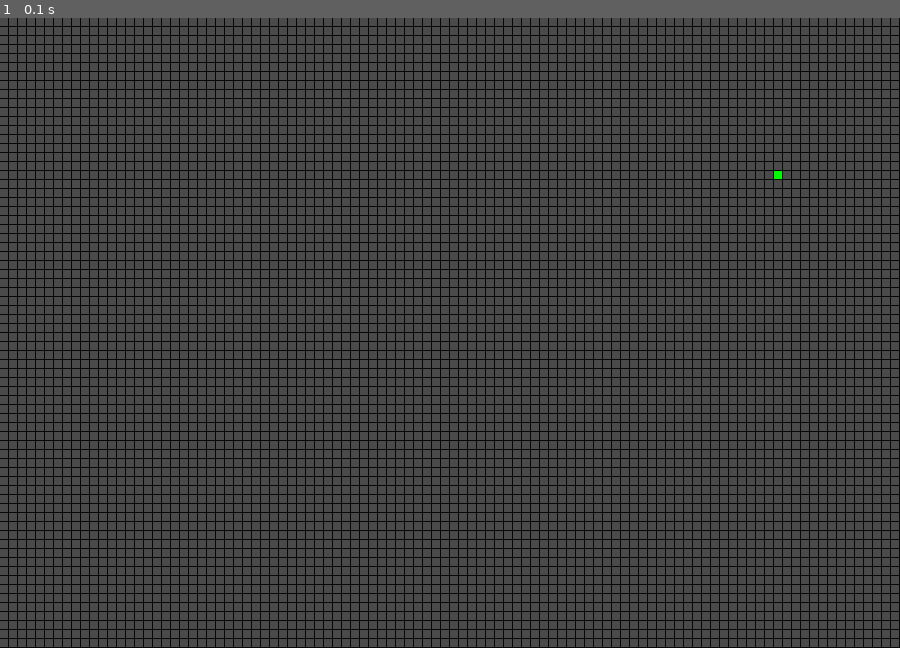
Above: before the commit, frame 1.
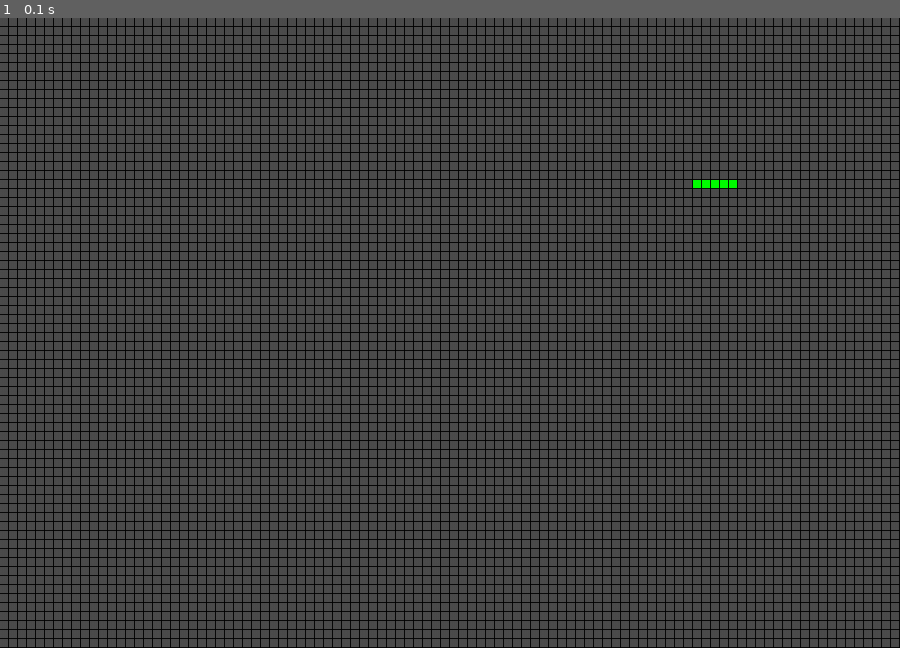
Above: after the commit, the same moment.

Repository: hsadler/learn-pygame
Game: pygame game, started from my_games/snake/snake.py
Two runs of this game, one before a commit and one after it. Both use one fixed random seed, a clock stepped at 60 frames per second and the inputs below.
Inputs:
- Up to frame 1 (0.1 s): no input

The runs differ from the first frame. In frame 1, less than 0.1% of the frame differs, in the area x 77-87%, y 24-27%.

Commit message:
get snake initialization working

Diff:
--- a/my_games/snake/lib/model/block.py
+++ b/my_games/snake/lib/model/block.py
@@ -6,8 +6,8 @@
 
 class Block(GameModel):
 
-	STATE_OFF = 'off'
-	STATE_ON = 'on'
+	# STATE_OFF = 'off'
+	# STATE_ON = 'on'
 
 	def __init__(self, game, surface, parent, x_pos, y_pos, grid_index):
 		super().__init__(
@@ -18,19 +18,19 @@
 			y_pos=y_pos
 		)
 		self.grid_index = grid_index
-		self.state = self.STATE_OFF
+		# self.state = self.STATE_OFF
 
-	def update(self):
-		color = self.get_color()
-		self.draw_color(
-			color=color,
-			stroke_color=self.game.config.BLOCK_STROKE_COLOR,
-			stroke_width=self.game.config.BLOCK_STROKE_PX_WIDTH
-		)
-		super().update()
+	# def update(self):
+	# 	color = self.get_color()
+	# 	self.draw_color(
+	# 		color=color,
+	# 		stroke_color=self.game.config.BLOCK_STROKE_COLOR,
+	# 		stroke_width=self.game.config.BLOCK_STROKE_PX_WIDTH
+	# 	)
+	# 	super().update()
 
-	def set_state(self, state):
-		self.state = state
+	# def set_state(self, state):
+	# 	self.state = state
 
 	def draw_color(self, color, stroke_color, stroke_width):
 		# block stroke fill
@@ -43,13 +43,13 @@
 		)
 		self.surface.fill(color=color, rect=block_color_rect)
 
-	def get_color(self):
-		config = self.game.config
-		state_to_color = {
-			self.STATE_OFF: config.BLOCK_COLOR_OFF,
-			self.STATE_ON: config.BLOCK_COLOR_ON
-		}
-		return state_to_color[self.state]
+	# def get_color(self):
+	# 	config = self.game.config
+	# 	state_to_color = {
+	# 		self.STATE_OFF: config.BLOCK_COLOR_OFF,
+	# 		self.STATE_ON: config.BLOCK_COLOR_ON
+	# 	}
+	# 	return state_to_color[self.state]
 
 	def get_grid_index(self):
 		return self.grid_index
--- a/my_games/snake/lib/model/config.py
+++ b/my_games/snake/lib/model/config.py
@@ -21,6 +21,10 @@
 	BLOCK_STROKE_COLOR = pygame.Color('black')
 	BLOCK_STROKE_PX_WIDTH = 1
 
+	GRID_BLOCK_COLOR = pygame.Color('gray30')
+	SNAKE_BLOCK_COLOR = pygame.Color('green')
+	WALL_BLOCK_COLOR = pygame.Color('red')
+
 	GRID_WIDTH_BLOCKS = int(SCREEN_PX_WIDTH / BLOCK_PX_WIDTH)
 	GRID_HEIGHT_BLOCKS = int(SCREEN_PX_HEIGHT / BLOCK_PX_HEIGHT)
 
--- a/my_games/snake/lib/model/game_model_list.py
+++ b/my_games/snake/lib/model/game_model_list.py
@@ -4,7 +4,8 @@
 
 class GameModelList():
 
-	def __init__(self, game_models=[]):
+	def __init__(self, game, game_models=[]):
+		self.game = game
 		self.game_models = game_models
 
 	def add_game_model(self, game_model):
--- a/my_games/snake/lib/model/grid.py
+++ b/my_games/snake/lib/model/grid.py
@@ -14,8 +14,8 @@
 	DIRECTION_RIGHT = 'right'
 
 	def __init__(self, game, block_class, block_size, grid_dimensions):
-		super().__init__()
-		self.game = game
+		super().__init__(game=game)
+		# self.game = game
 		self.Block = block_class
 		self.grid = []
 		self.block_width_px, self.block_height_px = block_size
@@ -38,7 +38,13 @@
 			self.grid.append(row)
 
 	def initialize(self):
+		config = self.game.config
 		for block in self.get_game_models():
+			block.draw_color(
+				color=config.GRID_BLOCK_COLOR,
+				stroke_color=config.BLOCK_STROKE_COLOR,
+				stroke_width=config.BLOCK_STROKE_PX_WIDTH
+			)
 			block.update()
 
 	def get_block_at_grid_index(self, grid_index):
@@ -66,6 +72,15 @@
 		block = random.choice(row)
 		return block
 
+	def get_random_line(self, line_length):
+		row = row = random.choice(self.grid)
+		line_start_index = random.choice(range(0, len(row) - line_length))
+		line_end_index = line_start_index + line_length
+		line_blocks = []
+		for i in range(line_start_index, line_end_index):
+			line_blocks.append(row[i])
+		return line_blocks
+
 	def inspect(self):
 		for block in self.get_game_models():
 			block.inspect()
--- a/my_games/snake/lib/model/snake.py
+++ b/my_games/snake/lib/model/snake.py
@@ -1,10 +1,17 @@
 
-from snake_lib.game_object_list import GameObjectList
+from lib.model.game_model_list import GameModelList
 
 # game snake for holding block game objects
 
 
-class Snake(GameObjectList):
+class Snake(GameModelList):
 
-	def __init__(self):
-		pass
+	def update(self):
+		config = self.game.config
+		for block in self.game_models:
+			block.draw_color(
+				color=config.SNAKE_BLOCK_COLOR,
+				stroke_color=config.BLOCK_STROKE_COLOR,
+				stroke_width=config.BLOCK_STROKE_PX_WIDTH
+			)
+			block.update()
--- a/my_games/snake/snake.py
+++ b/my_games/snake/snake.py
@@ -5,7 +5,7 @@
 from lib.model.game import Game
 from lib.model.grid import Grid
 from lib.model.block import Block
-# from lib.snake import Snake
+from lib.model.snake import Snake
 
 from lib.business.game import GameBL
 
@@ -33,12 +33,9 @@
 	)
 	grid.initialize()
 
-	# test setting a random block on
-	rand_block = grid.get_random_block()
-	rand_block.set_state(Block.STATE_ON)
-	rand_block.update()
-
-	# snake = Snake(game=game)
+	rand_grid_line = grid.get_random_line(5)
+	snake = Snake(game=game, game_models=rand_grid_line)
+	snake.update()
 
 	# initialize with entire display update
 	game.init_display()
